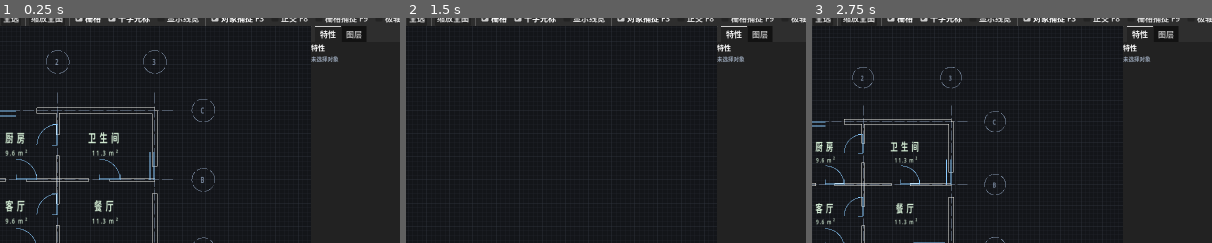
Above: before the commit, frames 1-3 (left to right).
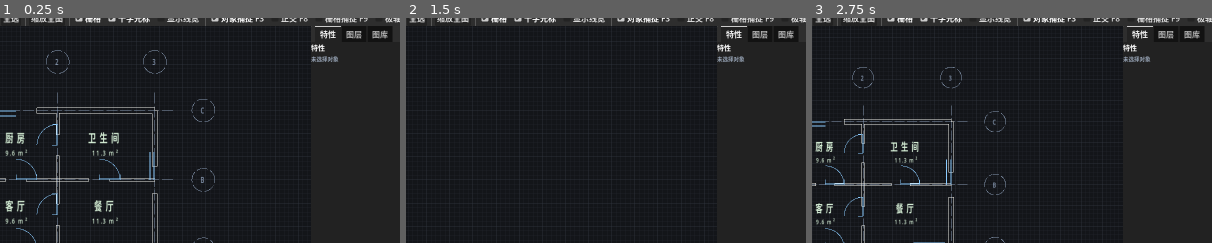
Above: after the commit, the same moments.

Repository: v-dao/HouseBuilder
Game: Godot game, scene res://src/main.tscn
The game is run twice, just before and just after one commit, with the same random seed, the same clock (stepped at 60 frames per second) and the same inputs.
Inputs:
- Up to frame 1 (0.25 s): no input
- Up to frame 2 (1.5 s): click "文件" at 0.5 s; click "新建" at 1.25 s
- Up to frame 3 (2.75 s): click "示例图" at 2 s
The pictures show only the part of the screen within x 42-92%, y 2-52%; the shares and areas given below are measured in that part.

The runs differ from the first frame. In frame 1, 0.4% of the frame differs, in the area x 92-98%, y 3-11%; in frame 2, 0.4%; in frame 3, 0.4%.

Commit message:
补齐 P7 工具选项板与模数校验命令
工具选项板（src/ui/tool_palette.gd）
图库有二十多个块，每次都敲块名太慢。选项板按类别（门/窗/洁具/厨房/家具/楼梯）
列出来，点一下就进入插入命令并预填块名，用户只需再点插入位置。
每个块附一句尺寸说明（取自 CadBlock.description），免得点进去才发现尺寸不对。
INSERT 命令相应支持预填块名。

模数校验 MODCHECK（src/cmd/cmd_tables.gd）
让 GB/T 50002 模数库真能从界面用到：检查选中图元的墙厚、门窗洞口宽、
线段长度、圆直径是否符合模数或常用尺寸序列，把"3600 配 3610"这类问题
在制图阶段暴露出来，而不是等预制件到现场才发现装不上。
未选中任何图元时自动检查全部墙体。

测试：新增 5 项断言，累计 1582 项全通过

Diff:
--- a/src/app/main_window.gd
+++ b/src/app/main_window.gd
@@ -15,6 +15,7 @@
 var count_label: Label = null
 var prop_panel: PropertyPanel = null
 var layer_panel: LayerPanel = null
+var palette: ToolPalette = null
 var sel_label: Label = null
 var stat_label: Label = null
 var grid_check: CheckBox = null
@@ -162,6 +163,13 @@
 	layer_panel.name = "图层"
 	layer_panel.changed.connect(func() -> void: viewport.queue_redraw())
 	tabs.add_child(layer_panel)
+
+	palette = ToolPalette.new()
+	palette.name = "图库"
+	palette.block_chosen.connect(func(n: String) -> void:
+		# 点图块即进入插入命令并预填块名，用户只需再点插入位置
+		viewport.start_command(CmdBlock.InsertCmd.new(), {"block": n}))
+	tabs.add_child(palette)
 
 	root.add_child(_build_command_line())
 	root.add_child(_build_status_bar())
@@ -562,6 +570,8 @@
 		viewport.prop_panel_ref = prop_panel
 	if layer_panel != null:
 		layer_panel.setup(doc)
+	if palette != null:
+		palette.setup(doc)
 	_refresh_status()
 
 
--- a/src/cmd/cmd_block.gd
+++ b/src/cmd/cmd_block.gd
@@ -182,9 +182,15 @@
 	func help_text() -> String:
 		return "插入块：输入块名（L 列出全部）-> 插入点 -> 比例 -> 旋转角"
 
-	func start(_args: Dictionary) -> void:
+	func start(args := {}) -> void:
 		_begin("插入块")
 		_state = S_NAME
+		# 由工具选项板调用时预填块名，直接进入取点阶段
+		if args.has("block"):
+			var b := String(args["block"])
+			if ctx.doc.blocks.has(b):
+				_name = b
+				_state = S_POS
 		ctx.set_status(prompt())
 
 	func prompt() -> String:
--- a/src/cmd/cmd_tables.gd
+++ b/src/cmd/cmd_tables.gd
@@ -352,3 +352,85 @@
 	t.layer = "文字"
 	t.aci = 256
 	doc.add_entity(t, false)
+
+
+# ===========================================================================
+# 模数校验
+# ===========================================================================
+
+class ModCheck extends CadCommand:
+	## 检查选中图元的关键尺寸是否符合 GB/T 50002 的模数或常用尺寸序列。
+	## 目的是在制图阶段就把"3600 配 3610"这类问题暴露出来，
+	## 而不是等到预制件到现场才发现装不上。
+	func cmd_name() -> String:
+		return "MODCHECK"
+
+	func aliases() -> PackedStringArray:
+		return PackedStringArray(["mc", "模数校验"])
+
+	func help_text() -> String:
+		return "模数校验：检查选中图元的关键尺寸是否符合 GB/T 50002（未选则检查全部墙体）"
+
+	func start(_args: Dictionary) -> void:
+		var targets: Array = ctx.selection.items
+		if targets.is_empty():
+			for e in ctx.doc.entities:
+				if e is EntWall:
+					targets.append(e)
+		if targets.is_empty():
+			ctx.set_status("没有可检查的对象（请选中图元，或先画墙体）")
+			return
+		var issues: Array[String] = []
+		var checked := 0
+		for e in targets:
+			if e is EntWall:
+				var w := e as EntWall
+				checked += 1
+				var msg := GbModular.validate_all(w.thickness, "墙厚", GbModular.WALL_THICKNESSES)
+				if msg != "":
+					issues.append(msg)
+				for o in w.openings:
+					var op := o as EntWall.Opening
+					checked += 1
+					var seq := GbModular.WINDOW_WIDTHS if op.is_window else GbModular.DOOR_WIDTHS
+					var label := "窗洞宽" if op.is_window else "门洞宽"
+					var m2 := GbModular.validate_all(op.width, label, seq)
+					if m2 != "":
+						issues.append("%s（%s）" % [m2, op.block_name])
+			elif e is EntLine:
+				# 直线的长度按基本模数 100 检查
+				var l := e as EntLine
+				checked += 1
+				var len := l.length()
+				# 只检查有意义的长度，几毫米的构造线不必苛求
+				if len >= 300.0:
+					var m3 := GbModular.validate(len, "线段长")
+					if m3 != "":
+						issues.append(m3)
+			elif e is EntCircle:
+				checked += 1
+				var c := e as EntCircle
+				if c.radius * 2.0 >= 300.0:
+					var m4 := GbModular.validate(c.radius * 2.0, "圆直径")
+					if m4 != "":
+						issues.append(m4)
+		if issues.is_empty():
+			ctx.set_status("模数校验通过：共检查 %d 项尺寸，均符合 GB/T 50002" % checked)
+		else:
+			# 只报前若干条，避免刷屏；剩余条数一并说明
+			var head := issues.slice(0, 8)
+			var tail := "" if issues.size() <= 8 else "（另有 %d 项）" % (issues.size() - 8)
+			ctx.set_status("模数校验：%d 项中有 %d 项不合模数 —— %s %s" % [
+				checked, issues.size(), "; ".join(head), tail])
+
+	func on_point(_p: Vector2) -> bool:
+		return false
+
+	func on_enter() -> bool:
+		return true
+
+	func cancel() -> void:
+		pass
+
+	func on_mouse_move(_p: Vector2) -> void:
+		pass
--- a/src/cmd/command_registry.gd
+++ b/src/cmd/command_registry.gd
@@ -20,6 +20,7 @@
 	["XLINE", ["XL", "构造线"], "绘制", "构造线：一点 + 方向（双向无限，作辅助线用）"],
 	["HATCH", ["H", "BH", "填充"], "绘制", "图案填充：图例名 + 内部点，或手选边界对象"],
 	["SHEET", ["FRAME", "图框"], "设置", "插入国标图框（含标题栏与会签栏）"],
+	["MODCHECK", ["MC", "模数校验"], "设置", "模数校验：检查选中图元的尺寸是否符合 GB/T 50002"],
 	["BLOCK", ["B", "创建块"], "块", "定义块：选择对象 + 基点 + 块名"],
 	["INSERT", ["I", "DDINSERT", "插入块"], "块", "插入块：块名 + 插入点 + 比例 + 旋转"],
 	["ATTEDIT", ["ATE", "属性编辑"], "块", "编辑属性块各字段的值"],
@@ -279,6 +280,8 @@
 			return CmdTables.SheetList.new()
 		"MATLIST":
 			return CmdTables.MaterialTable.new()
+		"MODCHECK":
+			return CmdTables.ModCheck.new()
 	return null
 
 
--- /dev/null
+++ b/src/ui/tool_palette.gd
@@ -0,0 +1,120 @@
+class_name ToolPalette
+extends VBoxContainer
+## 工具选项板：内置建筑图库的快速取用面板。
+##
+## 图库有二十多个块，每次都敲块名太慢。选项板按类别分组列出来，
+## 点一下就进入插入命令并预填块名，剩下的只是点位置。
+##
+## 每个块给一句尺寸说明（取自 CadBlock.description），
+## 免得用户点进去才发现尺寸不对。
+
+signal block_chosen(name: String)
+
+## 类别 -> 块名前缀。与 GbBlocks 的命名约定一致。
+const CATEGORIES := [
+	["门", ["M"]],
+	["窗", ["C"]],
+	["洁具", ["坐便器", "蹲便器", "洗手盆", "浴缸", "淋浴间"]],
+	["厨房", ["灶台", "水槽", "冰箱"]],
+	["家具", ["双人床", "单人床", "三人沙发", "餐桌", "衣柜", "电视柜"]],
+	["楼梯", ["双跑楼梯"]],
+]
+
+var doc: CadDocument = null
+
+var _tabs: TabContainer
+var _hint: Label
+
+
+func _ready() -> void:
+	add_theme_constant_override("separation", 4)
+
+	var title := Label.new()
+	title.text = "图库"
+	title.add_theme_font_size_override("font_size", 14)
+	add_child(title)
+
+	_hint = Label.new()
+	_hint.add_theme_font_size_override("font_size", 11)
+	_hint.add_theme_color_override("font_color", Color(0.62, 0.70, 0.80))
+	_hint.autowrap_mode = TextServer.AUTOWRAP_WORD_SMART
+	_hint.text = "点图块后到图上点插入位置。全部按真实尺寸绘制，1:1 无需缩放。"
+	add_child(_hint)
+
+	_tabs = TabContainer.new()
+	_tabs.size_flags_vertical = Control.SIZE_EXPAND_FILL
+	_tabs.custom_minimum_size = Vector2(0, 260)
+	add_child(_tabs)
+
+
+func setup(p_doc: CadDocument) -> void:
+	doc = p_doc
+	refresh()
+
+
+func refresh() -> void:
+	if _tabs == null:
+		return
+	for c in _tabs.get_children():
+		c.queue_free()
+	if doc == null:
+		return
+	for cat in CATEGORIES:
+		var cat_name := String(cat[0])
+		var keys: Array = cat[1]
+		var names := _blocks_matching(keys)
+		if names.is_empty():
+			continue
+		var page := _make_page(names)
+		page.name = cat_name
+		_tabs.add_child(page)
+
+
+## 按前缀或精确名匹配图库中的块
+func _blocks_matching(keys: Array) -> Array[String]:
+	var out: Array[String] = []
+	for n in GbBlocks.block_names():
+		var name := String(n)
+		if not doc.blocks.has(name):
+			continue
+		for k in keys:
+			var key := String(k)
+			# 单个字母视为前缀（M/C），多字视为精确名
+			if key.length() == 1:
+				if name.begins_with(key):
+					out.append(name)
+					break
+			elif name == key:
+				out.append(name)
+				break
+	out.sort()
+	return out
+
+
+func _make_page(names: Array[String]) -> ScrollContainer:
+	var scroll := ScrollContainer.new()
+	scroll.horizontal_scroll_mode = ScrollContainer.SCROLL_MODE_DISABLED
+	var box := VBoxContainer.new()
+	box.size_flags_horizontal = Control.SIZE_EXPAND_FILL
+	scroll.add_child(box)
+	for n in names:
+		var blk := doc.get_block(n)
+		var b := Button.new()
+		b.text = n
+		b.alignment = HORIZONTAL_ALIGNMENT_LEFT
+		b.focus_mode = Control.FOCUS_NONE
+		b.add_theme_font_size_override("font_size", 12)
+		if blk != null:
+			b.tooltip_text = "%s\n%s\n含 %d 个图元" % [n, blk.description, blk.entities.size()]
+		else:
+			b.tooltip_text = n
+		b.pressed.connect(func() -> void: block_chosen.emit(n))
+		box.add_child(b)
+		# 尺寸说明单独一行，弱化显示
+		if blk != null and blk.description != "":
+			var d := Label.new()
+			d.text = "    " + blk.description
+			d.add_theme_font_size_override("font_size", 10)
+			d.add_theme_color_override("font_color", Color(0.55, 0.60, 0.68))
+			box.add_child(d)
+	return scroll
Not shown, added: src/ui/tool_palette.gd.uid
